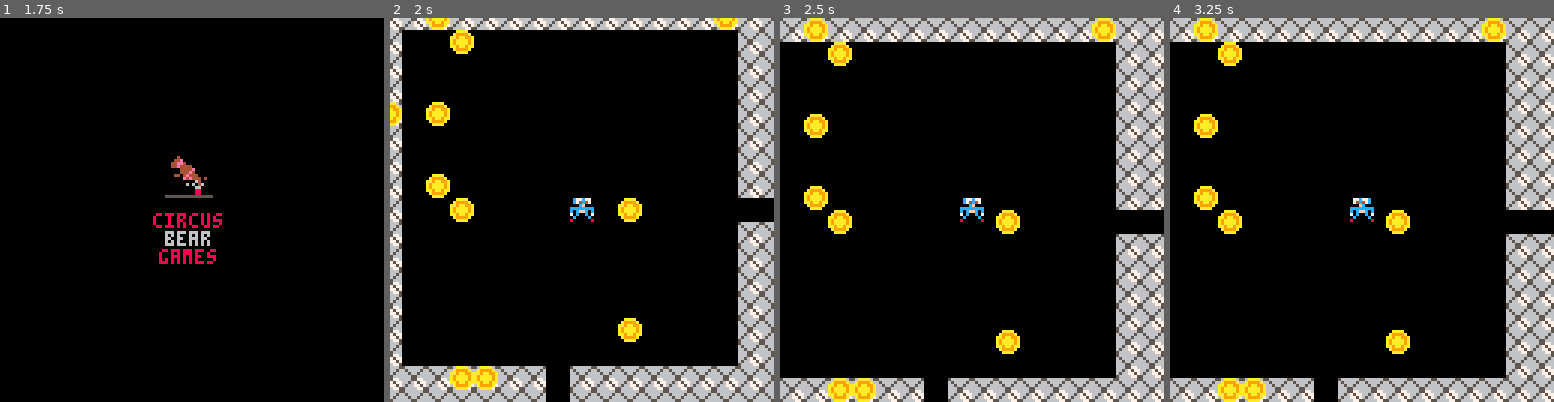
Above: before the commit, frames 1-4 (left to right).
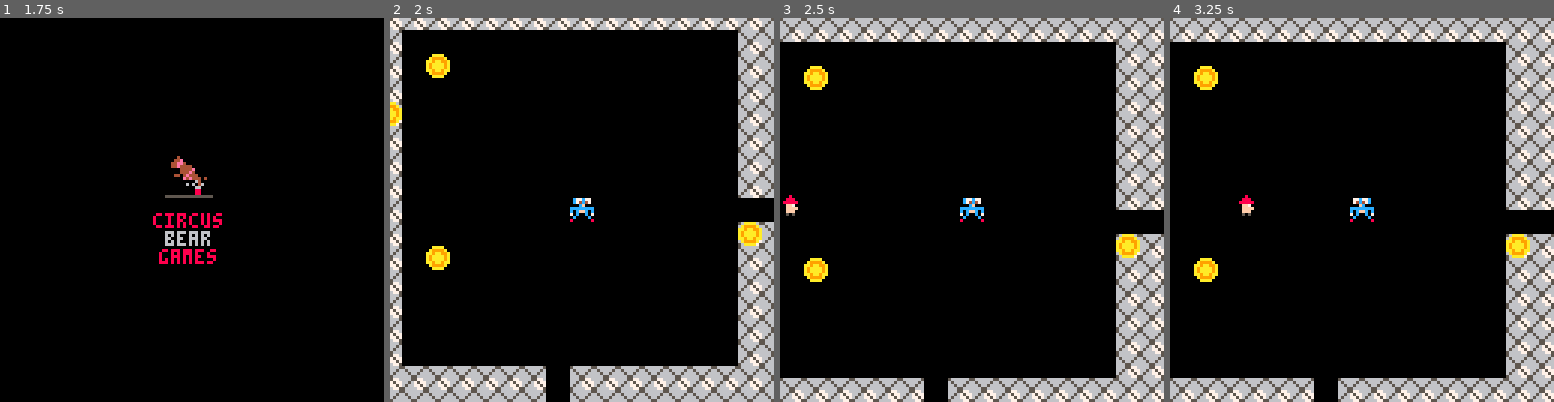
Above: after the commit, the same moments.

Repository: mrbryantguy/School-Route-Charlie
Game: PICO-8 cartridge Fast Game/lightning_spr.p8
Two runs of this game, one before a commit and one after it. Both use one fixed random seed, a clock stepped at 60 frames per second and the inputs below.
Inputs:
- Up to frame 1 (1.75 s): hold Right from 1.6 s (still down)
- Up to frame 2 (2 s): keep holding Right
- Up to frame 3 (2.5 s): release Right at 2.1 s; hold Up 2.15-2.42 s; hold Right from 2.47 s (still down)
- Up to frame 4 (3.25 s): release Right at 3.03 s; hold Left from 3.08 s (still down)

Frame 1 is identical in both runs. In frame 2, 3.8% of the frame differs, in the area x 9-97%, y 0-97%; in frame 3, 4.3%, in the area x 0-94%, y 0-100%; in frame 4, 4.3%.

Commit message:
Update lightning_spr.p8
made the sprite for the enemy as well as movement for it. made the lose and win screen. also adjusted the coins around the map

Diff:
--- a/Fast Game/lightning_spr.p8
+++ b/Fast Game/lightning_spr.p8
@@ -9,12 +9,15 @@
 	playerinit()
 
 	coins = {}
-
-	for i=0,10 do
+	--increasing to where i goes to
+	--is the amount of coins
+	--increasing x or y increases
+	--the area where the coins spwn
+	for i=0,29 do
 		local coin={
 			f = 2,
-			x = flr(rnd(16))*8,
-			y = flr(rnd(16))*8,
+			x = flr(rnd(45))*8,
+			y = flr(rnd(30))*8,
 			}
 		add(coins,coin)
 	end
@@ -122,14 +125,28 @@
 -->8
 -- game functions draw and upd
 
+
+--enemy sprite
+enemy = 67
+--make spawn for enemy
+enemy_x=-8
+enemy_y=59
+
 function update_game()
 
+ --movement for enemy
+	enemy_x+=1
+	--127 is the first chunk of
+	-- screen, 370 is max of map
+	--maybe can detect walls here
+	--to reset
+	if enemy_x > 370 then
+	   enemy_x = -8
+	end--if enemy goes past screen
+
+
+
 	-- movemenmt codes
-…(5 lines of a section not shown)…
 
  if(btnp(⬅️)) p.x -=4 -- movement left
 	if(btnp(⬅️)) p.f = 17 -- changing sprite when left
@@ -158,11 +175,13 @@
 map(mx,my)
 
 spr(p.f , p.x ,p.y)
+spr(enemy, enemy_x, enemy_y)
 
 for coin in all (coins) do
 	spr(coin.f, coin.x, coin.y)
 end
-
+--maybe can use something like
+--this to make boxes spawn rand.
 
 
 
@@ -323,9 +342,9 @@
 0400000000000000000000000000000404000000000000000000000000000004040000000000000000000000000000040000000000000000000000000000000000000000000000000000000000000000000000000000000000000000000000000000000000000000000000000000000000000000000000000000000000000000
 0400000000000000000000000000000404000000000000000000000000000004040000000000000000000000000000040000000000000000000000000000000000000000000000000000000000000000000000000000000000000000000000000000000000000000000000000000000000000000000000000000000000000000
 0400000000000000000000000000000404000000000000000000000000000004040000000000000000000000000000040000000000000000000000000000000000000000000000000000000000000000000000000000000000000000000000000000000000000000000000000000000000000000000000000000000000000000
-0400000000000000000000000000000404000003000000000000000000000004040000000000000000000000000000040000000000000000000000000000000000000000000000000000000000000000000000000000000000000000000000000000000000000000000000000000000000000000000000000000000000000000
-0400000000000000000000000000000404000003000000000000000000000004040000000000000000000000000000040000000000000000000000000000000000000000000000000000000000000000000000000000000000000000000000000000000000000000000000000000000000000000000000000000000000000000
-0400000000000000000000000000000404000003000000000000000000000004040000000000000000000000000000040000000000000000000000000000000000000000000000000000000000000000000000000000000000000000000000000000000000000000000000000000000000000000000000000000000000000000
+0400000000000000000000000000000404000000000000000000000000000004040000000000000000000000000000040000000000000000000000000000000000000000000000000000000000000000000000000000000000000000000000000000000000000000000000000000000000000000000000000000000000000000
+0400000000000000000000000000000404000000000000000000000000000004040000000000000000000000000000040000000000000000000000000000000000000000000000000000000000000000000000000000000000000000000000000000000000000000000000000000000000000000000000000000000000000000
+0400000000000000000000000000000404000000000000000000000000000004040000000000000000000000000000040000000000000000000000000000000000000000000000000000000000000000000000000000000000000000000000000000000000000000000000000000000000000000000000000000000000000000
 0400000000000000000000000000000404000000000000000000000000000004040000000000000000000000000000040000000000000000000000000000000000000000000000000000000000000000000000000000000000000000000000000000000000000000000000000000000000000000000000000000000000000000
 0400000000000000000000000000000000000000000000000000000000000000000000000000000000000000000000040000000000000000000000000000000000000000000000000000000000000000000000000000000000000000000000000000000000000000000000000000000000000000000000000000000000000000
 0400000000000000000000000000000404000000000000000000000000000004040000000000000000000000000000040000000000000000000000000000000000000000000000000000000000000000000000000000000000000000000000000000000000000000000000000000000000000000000000000000000000000000
Not shown, changed: 27 lines of the sprite sheet (__gfx__) section of Fast Game/lightning_spr.p8
